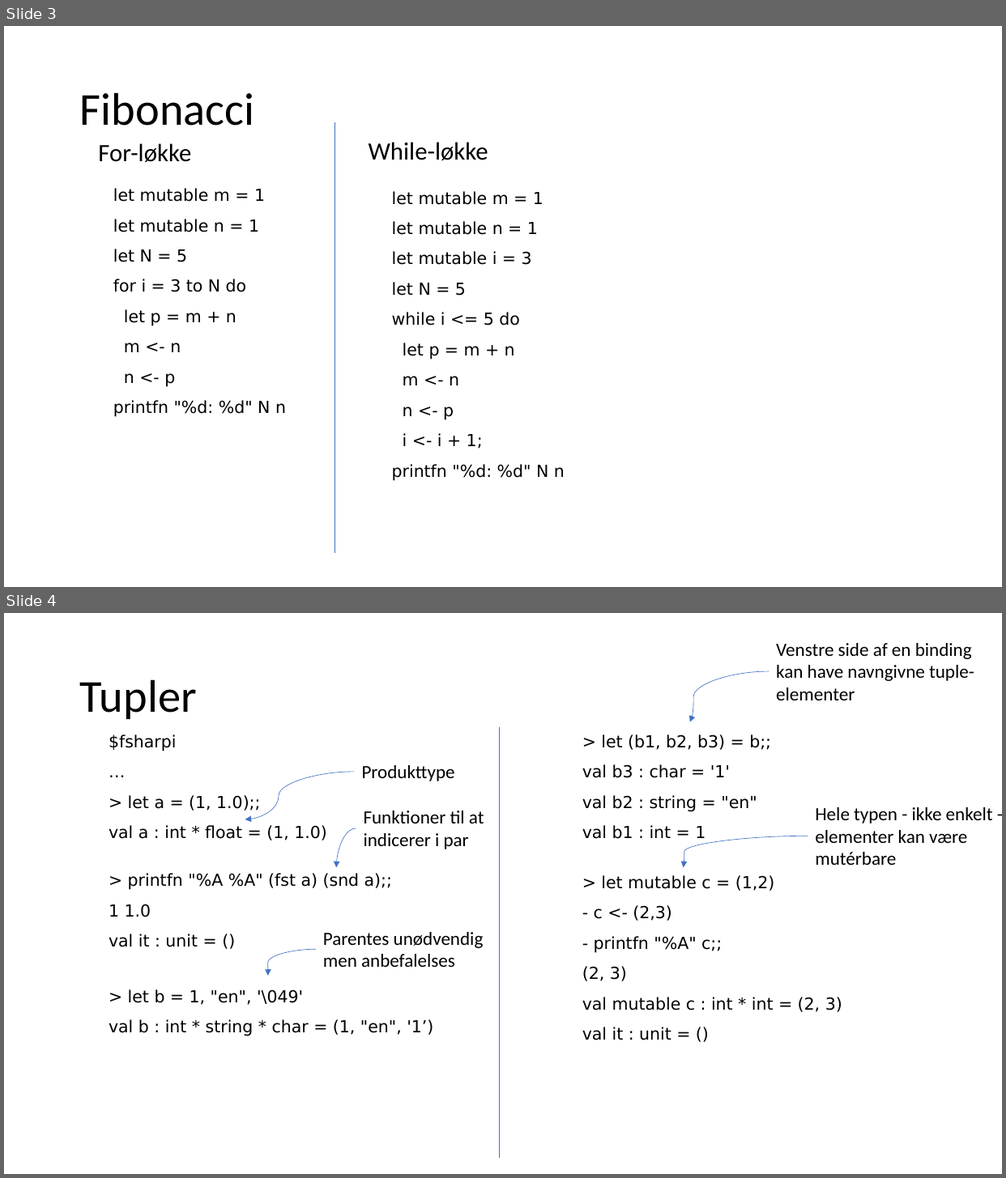
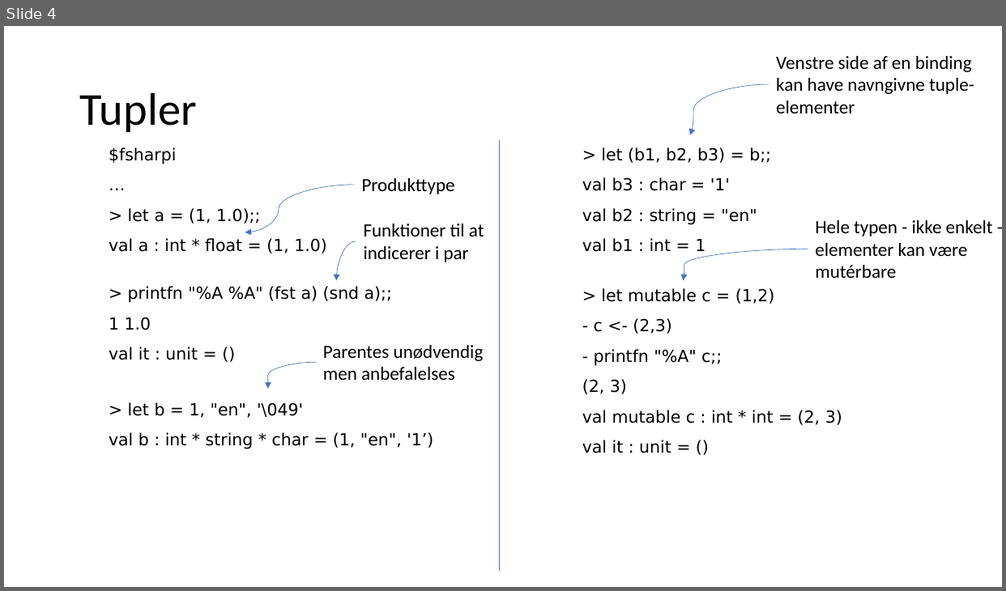
Before and after one commit to fisterloegsovs/pop22, a slide deck: lectures/3.3ConditionalsTuplesNFunctions/lecture.pptx. Shown one above the other, each under a label of ours: slides 3 and 4 before the commit, slide 4 after it. The pictures are 1006x1178 and 1006x591 pixels, drawn with LibreOffice and Linux fonts; fonts in the diff are those of the drawing. Boxes give left, top, right and bottom in pixels: in the first picture for what was removed or moved away, otherwise in the second. Text is boxed around its words. In the diff, an @@ line names an element or a change of style, - is before the commit and + after.

```diff
--- a/lectures/3.3ConditionalsTuplesNFunctions/lecture.pptx
+++ b/lectures/3.3ConditionalsTuplesNFunctions/lecture.pptx
@@ slide 3 removed at bbox=[4, 26, 1002, 587], background #FFFFFF @@
@@ title removed at bbox=[80, 92, 255, 126] @@
-Fibonacci
@@ line removed from (335, 122) to (335, 553) @@
@@ text removed at bbox=[98, 143, 191, 162] @@
-For-løkke
@@ text removed at bbox=[368, 142, 488, 160] @@
-While-løkke
@@ text removed at bbox=[113, 188, 286, 417] @@
-let mutable m = 1
-let mutable n = 1
-let N = 5
-for i = 3 to N do
-let p = m + n
-m <- n
-n <- p
-printfn "%d: %d" N n
@@ text removed at bbox=[392, 191, 565, 481] @@
-let mutable m = 1
-let mutable n = 1
-let mutable i = 3
-let N = 5
-while i <= 5 do
-let p = m + n
-m <- n
-n <- p
-i <- i + 1;
-printfn "%d: %d" N n
```
Also in this commit, not shown: 2 slides changed, 1 slide added, 11 other slides removed, 3 other files.
